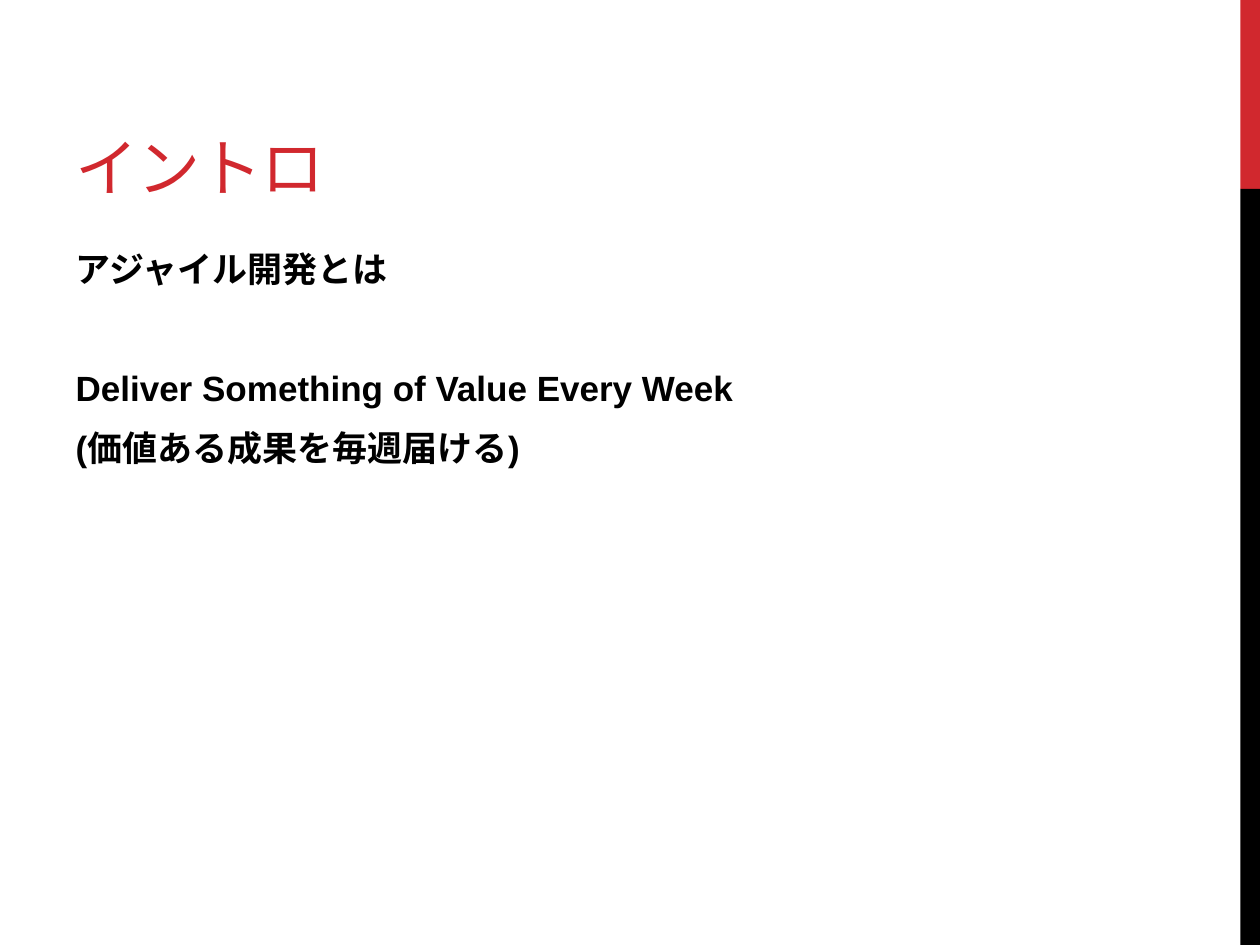
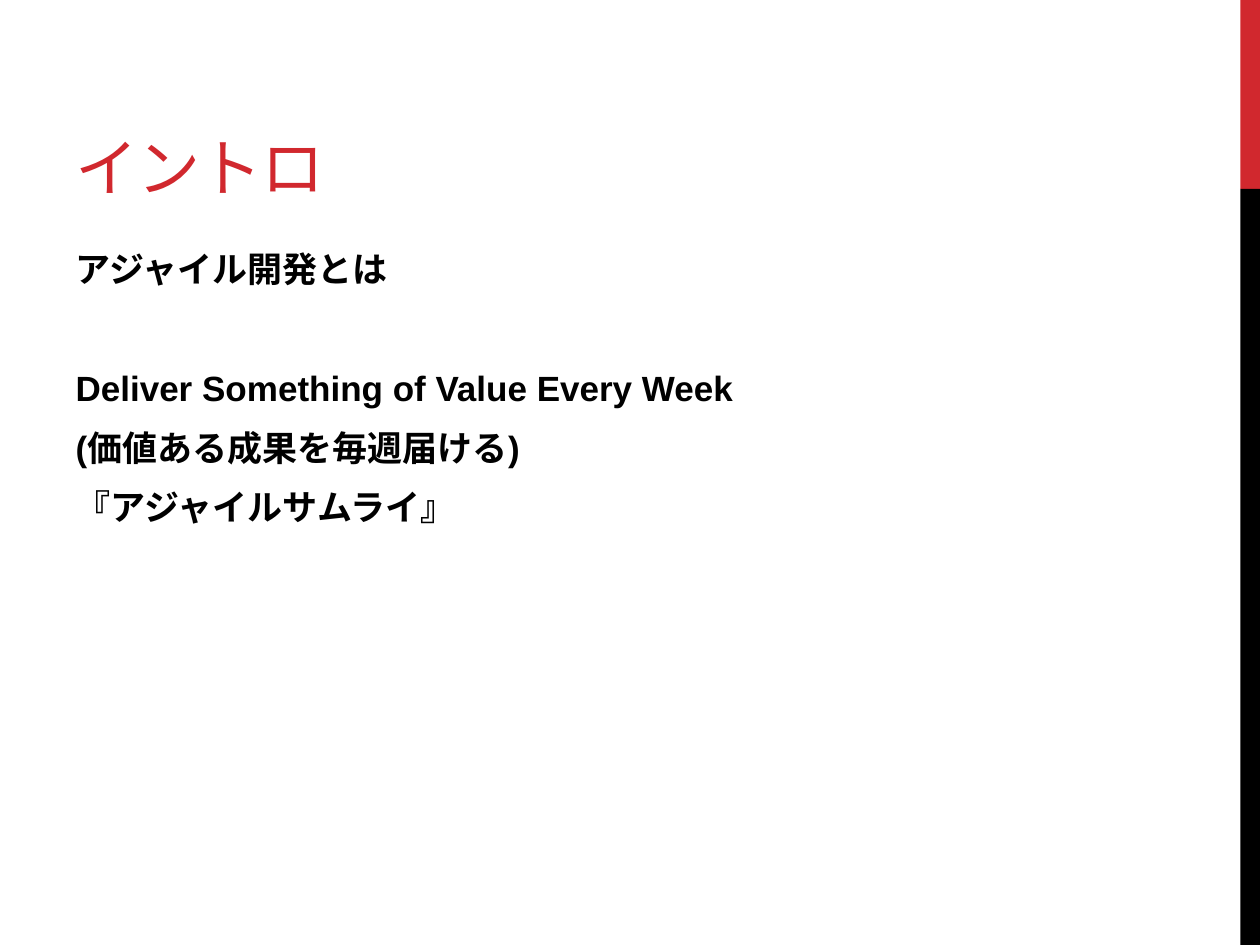
Before and after one commit to k2works/study, a slide deck: slide 4 of ltdd02/LT駆動開発 02 プレゼン.pptx. Drawn at 1260x945 pixels with LibreOffice and Linux fonts; fonts in the diff are those of the drawing. Boxes give left, top, right and bottom in pixels: in the first picture for what was removed or moved away, otherwise in the second. Text is boxed around its words. In the diff, an @@ line names an element or a change of style, - is before the commit and + after.

```diff
--- a/ltdd02/LT駆動開発 02 プレゼン.pptx
+++ b/ltdd02/LT駆動開発 02 プレゼン.pptx
@@ text at (x1=76, y1=490, x2=456, y2=524): paragraph added @@
+『アジャイルサムライ』
```
Also in this commit, not shown: 2 other slides changed.
